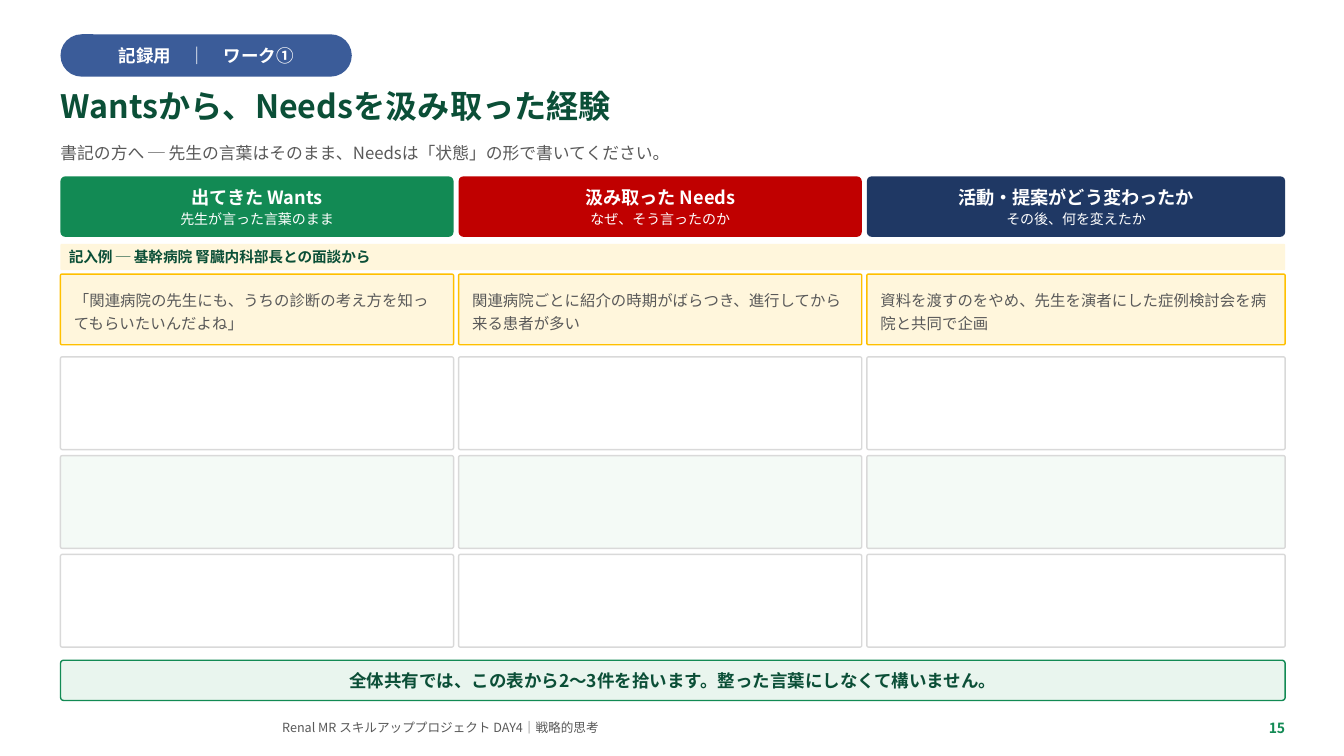
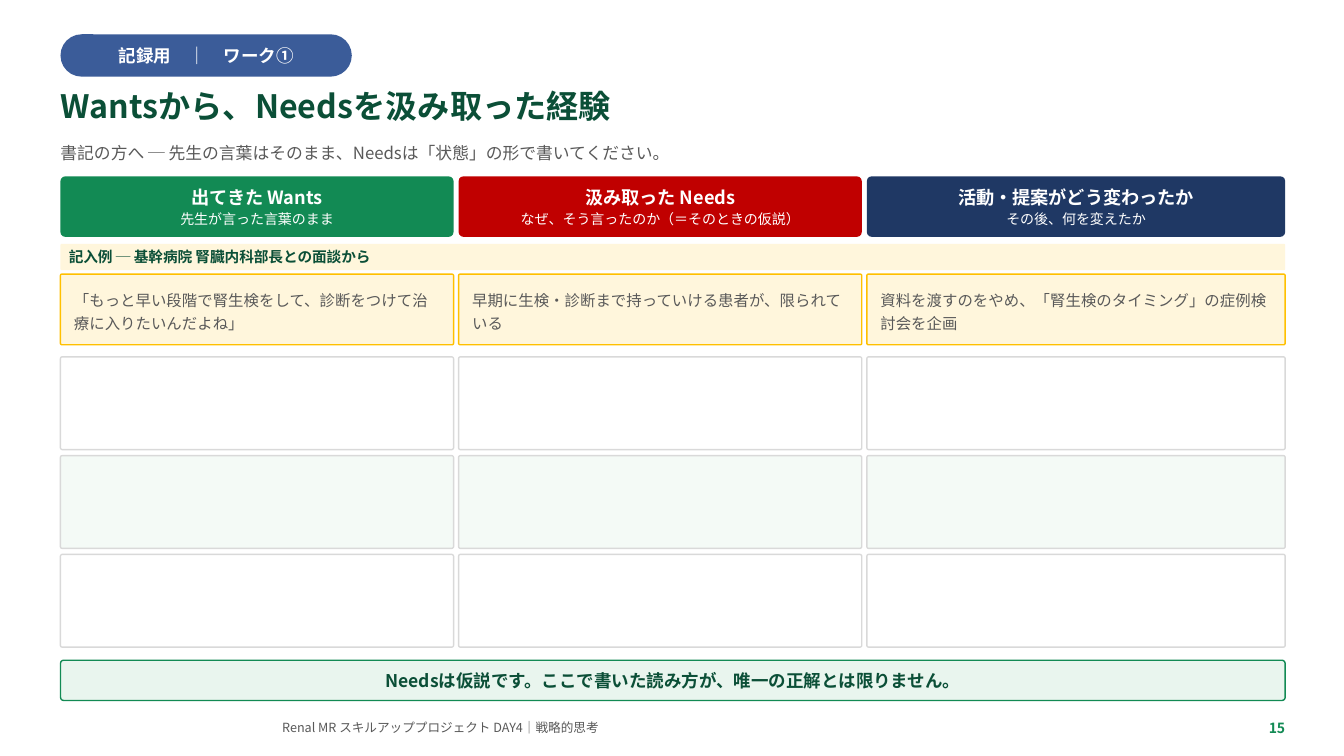
Before and after one commit to TAKUYA-1187/Claude, a slide deck: slide 15 of novartis_training/DAY4_ちょっと分かるだけで世界が変わる.pptx. Drawn at 1344x756 pixels with LibreOffice and Linux fonts; fonts in the diff are those of the drawing; background and template pictures are left out. Boxes give left, top, right and bottom in pixels: in the first picture for what was removed or moved away, otherwise in the second. Text is boxed around its words. In the diff, an @@ line names an element or a change of style, - is before the commit and + after.

```diff
--- a/novartis_training/DAY4_ちょっと分かるだけで世界が変わる.pptx
+++ b/novartis_training/DAY4_ちょっと分かるだけで世界が変わる.pptx
@@ text in rounded rectangle at box(521, 212, 800, 225): text changed @@
-なぜ、そう言ったのか
+なぜ、そう言ったのか（＝そのときの仮説）
@@ text in rounded rectangle at box(74, 293, 428, 331): text changed @@
-「関連病院の先生にも、うちの診断の考え方を知ってもらいたいんだよね」
+「もっと早い段階で腎生検をして、診断をつけて治療に入りたいんだよね」
@@ text in rounded rectangle at box(472, 293, 841, 330): text changed @@
-関連病院ごとに紹介の時期がばらつき、進行してから来る患者が多い
+早期に生検・診断まで持っていける患者が、限られている
@@ text in rounded rectangle at box(880, 293, 1266, 330): text changed @@
-資料を渡すのをやめ、先生を演者にした症例検討会を病院と共同で企画
+資料を渡すのをやめ、「腎生検のタイミング」の症例検討会を企画
@@ text in rounded rectangle at box(385, 672, 960, 689): text changed @@
-全体共有では、この表から2〜3件を拾います。整った言葉にしなくて構いません。
+Needsは仮説です。ここで書いた読み方が、唯一の正解とは限りません。
```
Also in this commit, not shown: 3 other slides changed, 2 other files.
